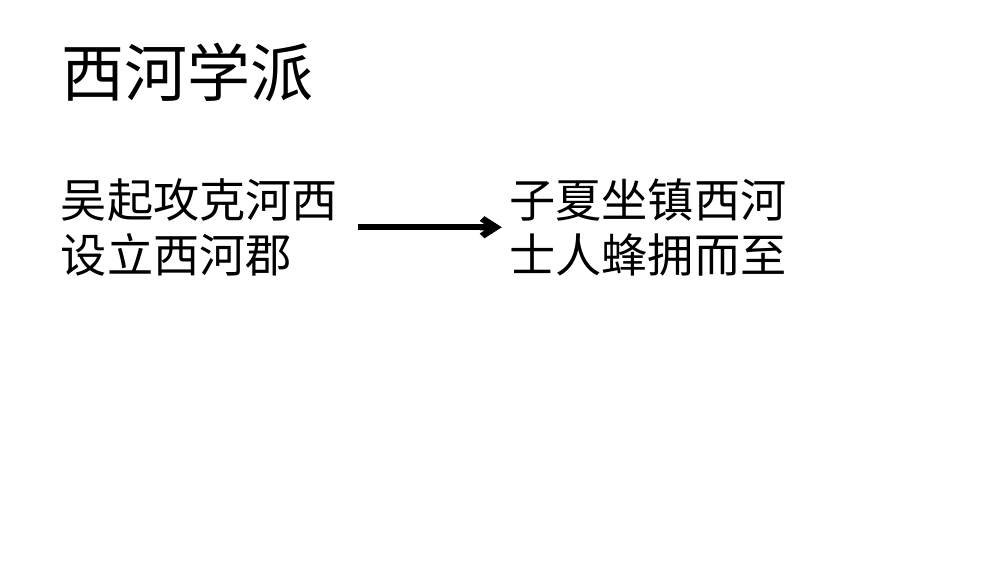
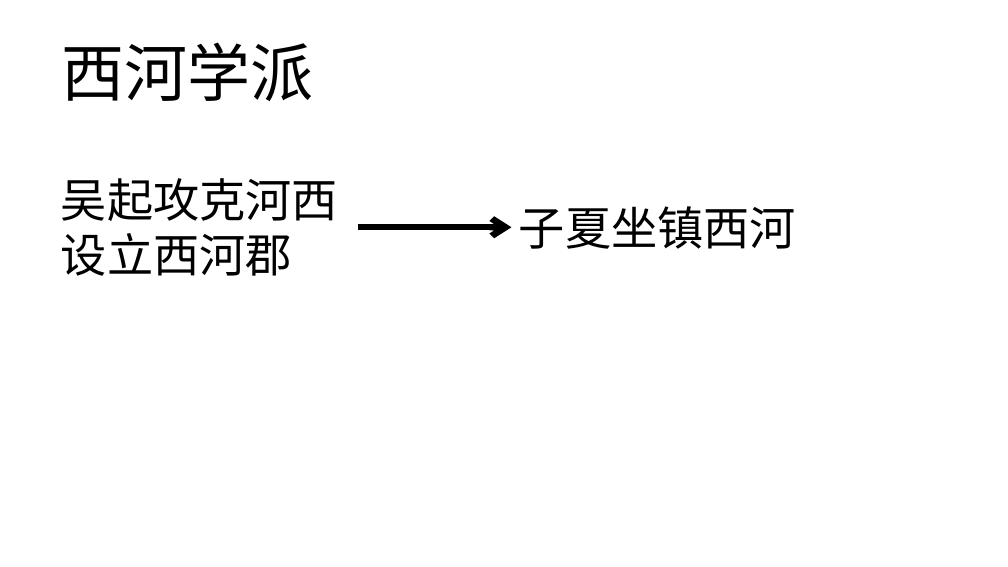
Before and after one commit to DaccPonding/learn_for_yourself, a slide deck: slide 4 of 阿正的分享.pptx. Drawn at 1008x567 pixels with LibreOffice and Linux fonts; fonts in the diff are those of the drawing. Boxes give left, top, right and bottom in pixels: in the first picture for what was removed or moved away, otherwise in the second. Text is boxed around its words. In the diff, an @@ line names an element or a change of style, - is before the commit and + after.

```diff
--- a/阿正的分享.pptx
+++ b/阿正的分享.pptx
@@ text "子夏坐镇西河": place and size @@
-text "子夏坐镇西河" at <box>509,178,786,276</box>
+text "子夏坐镇西河" at <box>519,206,796,249</box>
@@ arrow moved from (358, 228) - (502, 228) to (358, 228) - (512, 228) @@
@@ text at <box>509,233,786,276</box>: paragraph removed @@
-士人蜂拥而至
```
Also in this commit, not shown: 5 other slides changed, 6 slides added, 1 slide removed, 1 other file.
